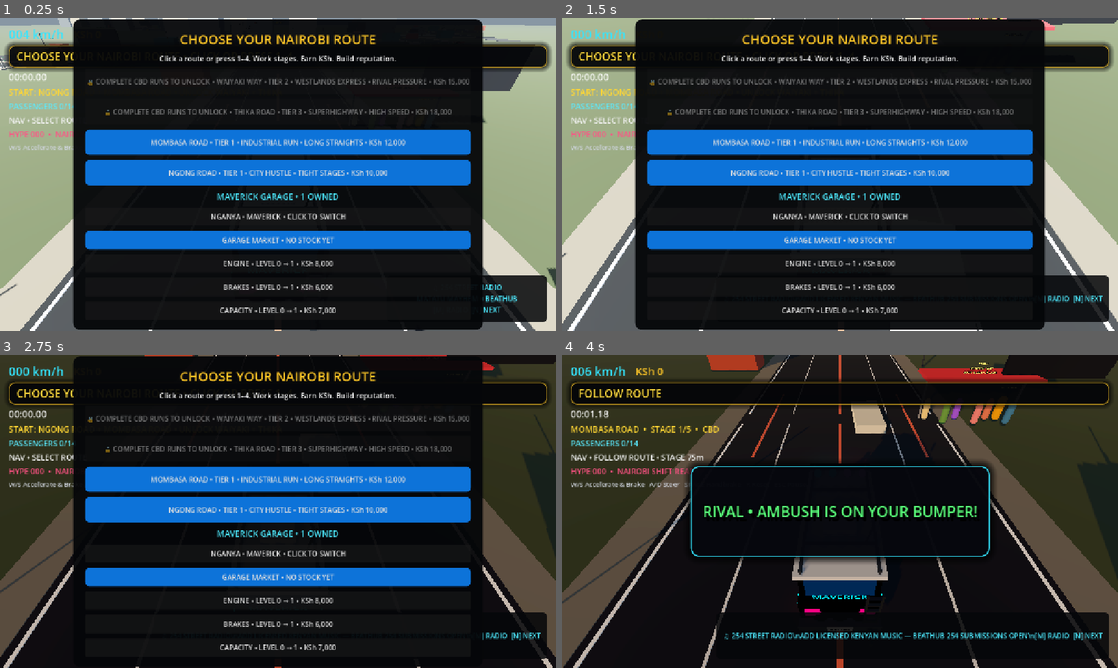
Above: before the commit, frames 1-4 (two rows, left to right).
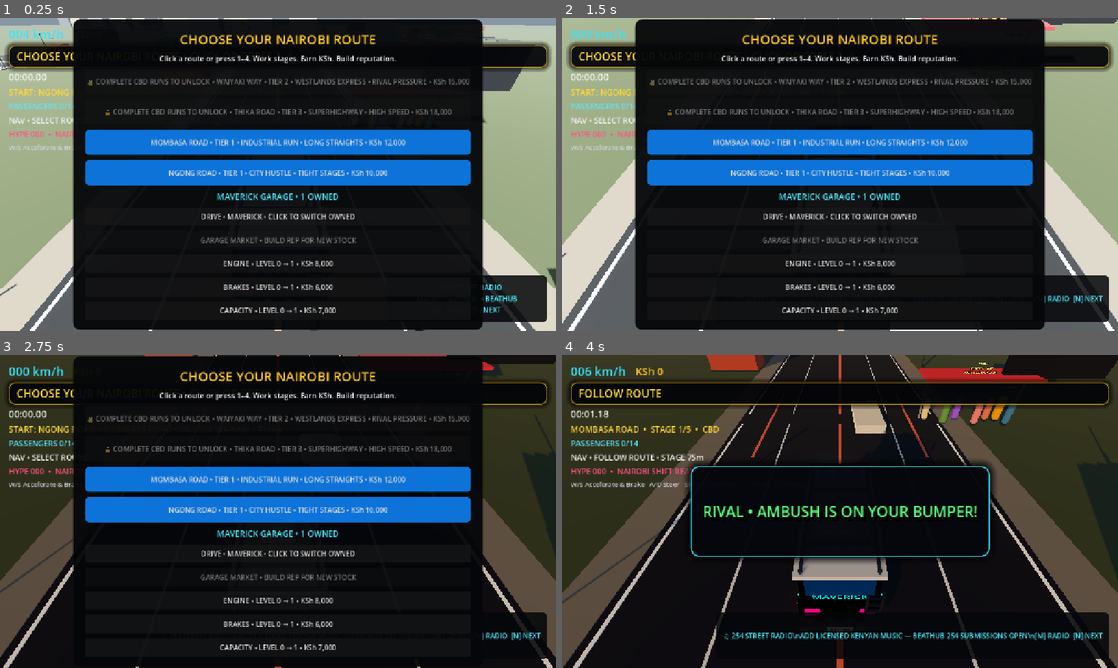
Above: after the commit, the same moments.

Repository: beathubonline-arch/Matatu-Mayhem
Game: Godot game, scene res://scenes/main/Main.tscn
The game is run twice, just before and just after one commit, with the same random seed, the same clock (stepped at 60 frames per second) and the same inputs.
Inputs (mouse positions are in pixels of both pictures, inside the frame that each line leads up to):
- Up to frame 1 (0.25 s): no input
- Up to frame 2 (1.5 s): tap A (steer_left) at 0.5, 1.25 s; move the mouse to (962, 158) at 0.52 s; hold D (steer_right) 0.53-1.28 s; hold N (radio_next) 0.53-1.28 s; click (962, 158) at 0.67 s; move the mouse to (728, 190) at 1.27 s; hold S (brake) from 1.28 s (still down); tap M (radio_toggle) at 1.35 s
- Up to frame 3 (2.75 s): tap A (steer_left) at 2 s; move the mouse to (333, 442) at 2.02 s; release S (brake) at 2.03 s; hold D (steer_right) from 2.03 s (still down); tap L at 2.1 s
- Up to frame 4 (4 s): release D (steer_right) at 2.75 s; click "MOMBASA ROAD • TIER 1 • INDUS…" at 2.75 s; move the mouse to (812, 574) at 3.52 s; hold W (accelerate) from 3.53 s (still down); tap 1 at 3.6 s; click (812, 574) at 3.67 s

The runs differ from the first frame. In frame 1, 4.7% of the frame differs, in the area x 15-85%, y 62-75%; in frame 2, 4.7%; in frame 3, 4.7%; in frame 4, nothing differs.
Error in both runs: Invalid call. Nonexistent function 'get_corridor' in base 'Nil'. (res://scripts/gameplay/CorridorServiceManager.gd:340)

Commit message:
Make garage ownership and purchasing clear and usable

Diff:
--- a/scripts/ui/HUD.gd
+++ b/scripts/ui/HUD.gd
@@ -52,7 +52,8 @@
 	$RouteSelectPanel/VBox/EngineUpgrade.pressed.connect(func(): _buy_upgrade("engine"))
 	$RouteSelectPanel/VBox/BrakeUpgrade.pressed.connect(func(): _buy_upgrade("brakes"))
 	$RouteSelectPanel/VBox/CapacityUpgrade.pressed.connect(func(): _buy_upgrade("capacity"))
-	$RouteSelectPanel/VBox/NganyaSelect.pressed.connect(_garage_action)
+	$RouteSelectPanel/VBox/NganyaSelect.pressed.connect(_cycle_owned_nganya)
+	$RouteSelectPanel/VBox/NganyaBuy.pressed.connect(_buy_market_nganya)
 	route_select_panel.visible = true
 	GameManager.set_game_state(GameManager.GameState.ROUTE_SELECT)
 	objective_label.text = "CHOOSE YOUR NAIROBI ROUTE • CLICK OR PRESS 1–4"
@@ -355,29 +356,8 @@
 			button.text = "%s • LEVEL %d → %d • KSh %s" % [kind.to_upper(), level, level + 1, _format_number(_upgrade_cost(kind))]
 	_refresh_nganya_selector()
 
-func _garage_action() -> void:
+func _cycle_owned_nganya() -> void:
 	var owned: Array = SaveManager.data.get("owned_nganyas", ["Maverick"])
-	var available: Array = career_manager.call("get_available_nganyas") if career_manager != null else []
-	if not available.is_empty():
-		_shop_index = _shop_index % available.size()
-		var entry: Dictionary = available[_shop_index]
-		var name := String(entry["name"])
-		var price := int(entry["price"])
-		if career_manager.call("buy_nganya", name):
-			var vehicle = GameManager.get_player_vehicle()
-			if vehicle != null and vehicle.has_method("refresh_selected_nganya"):
-				vehicle.call("refresh_selected_nganya")
-			fare_notice.text = "NEW NGANYA BOUGHT • %s • KSh %s" % [name.to_upper(), _format_number(price)]
-			_show_message_card()
-			_fare_notice_time = 4.0
-			_refresh_nganya_selector()
-			return
-		fare_notice.text = "NEED KSh %s • %s" % [_format_number(price), name.to_upper()]
-		_show_message_card()
-		_fare_notice_time = 3.0
-		_shop_index = (_shop_index + 1) % available.size()
-		_refresh_nganya_selector()
-		return
 	if owned.is_empty():
 		return
 	var selected := String(SaveManager.data.get("selected_nganya", "Maverick"))
@@ -389,21 +369,55 @@
 	if vehicle != null and vehicle.has_method("refresh_selected_nganya"):
 		vehicle.call("refresh_selected_nganya")
 	_refresh_nganya_selector()
-	fare_notice.text = "NGANYA SELECTED • %s" % String(owned[index]).to_upper()
+	_message_style("default")
+	fare_notice.text = "NOW DRIVING • %s" % String(owned[index]).to_upper()
+	_show_message_card()
+	_fare_notice_time = 2.5
+
+func _buy_market_nganya() -> void:
+	var available: Array = career_manager.call("get_available_nganyas") if career_manager != null else []
+	if available.is_empty():
+		_message_style("default")
+		fare_notice.text = "GARAGE MARKET • BUILD REP TO UNLOCK NEW NGANYAS"
+		_show_message_card()
+		_fare_notice_time = 3.0
+		return
+	_shop_index = _shop_index % available.size()
+	var entry: Dictionary = available[_shop_index]
+	var name := String(entry["name"])
+	var price := int(entry["price"])
+	if career_manager.call("buy_nganya", name):
+		var vehicle = GameManager.get_player_vehicle()
+		if vehicle != null and vehicle.has_method("refresh_selected_nganya"):
+			vehicle.call("refresh_selected_nganya")
+		_message_style("unlock")
+		fare_notice.text = "NEW NGANYA • %s\nPAID KSh %s • READY TO ROLL" % [name.to_upper(), _format_number(price)]
+		_show_message_card()
+		_fare_notice_time = 4.0
+		_shop_index = 0
+		_refresh_nganya_selector()
+		return
+	_message_style("danger")
+	fare_notice.text = "NEED KSh %s • %s\nKEEP WORKING THE ROUTES" % [_format_number(price), name.to_upper()]
 	_show_message_card()
 	_fare_notice_time = 3.0
+	_shop_index = (_shop_index + 1) % available.size()
+	_refresh_nganya_selector()
 
 func _refresh_nganya_selector() -> void:
 	var owned: Array = SaveManager.data.get("owned_nganyas", ["Maverick"])
 	var selected := String(SaveManager.data.get("selected_nganya", "Maverick")).to_upper()
 	$RouteSelectPanel/VBox/GarageTitle.text = "%s GARAGE • %d OWNED" % [selected, owned.size()]
+	$RouteSelectPanel/VBox/NganyaSelect.text = "DRIVE • %s • CLICK TO SWITCH OWNED" % selected
 	var available: Array = career_manager.call("get_available_nganyas") if career_manager != null else []
-	if not available.is_empty():
+	if available.is_empty():
+		$RouteSelectPanel/VBox/NganyaBuy.text = "GARAGE MARKET • BUILD REP FOR NEW STOCK"
+		$RouteSelectPanel/VBox/NganyaBuy.disabled = true
+	else:
+		$RouteSelectPanel/VBox/NganyaBuy.disabled = false
 		_shop_index = _shop_index % available.size()
 		var entry: Dictionary = available[_shop_index]
-		$RouteSelectPanel/VBox/NganyaSelect.text = "BUY %s • KSh %s" % [String(entry["name"]).to_upper(), _format_number(int(entry["price"]))]
-	else:
-		$RouteSelectPanel/VBox/NganyaSelect.text = "NGANYA • %s • CLICK TO SWITCH" % selected
+		$RouteSelectPanel/VBox/NganyaBuy.text = "BUY • %s • KSh %s" % [String(entry["name"]).to_upper(), _format_number(int(entry["price"]))]
 
 func _on_challenge_changed(message: String, clean_streak: int) -> void:
 	var suffix := "" if clean_streak <= 0 else " • CLEAN x%d" % clean_streak
